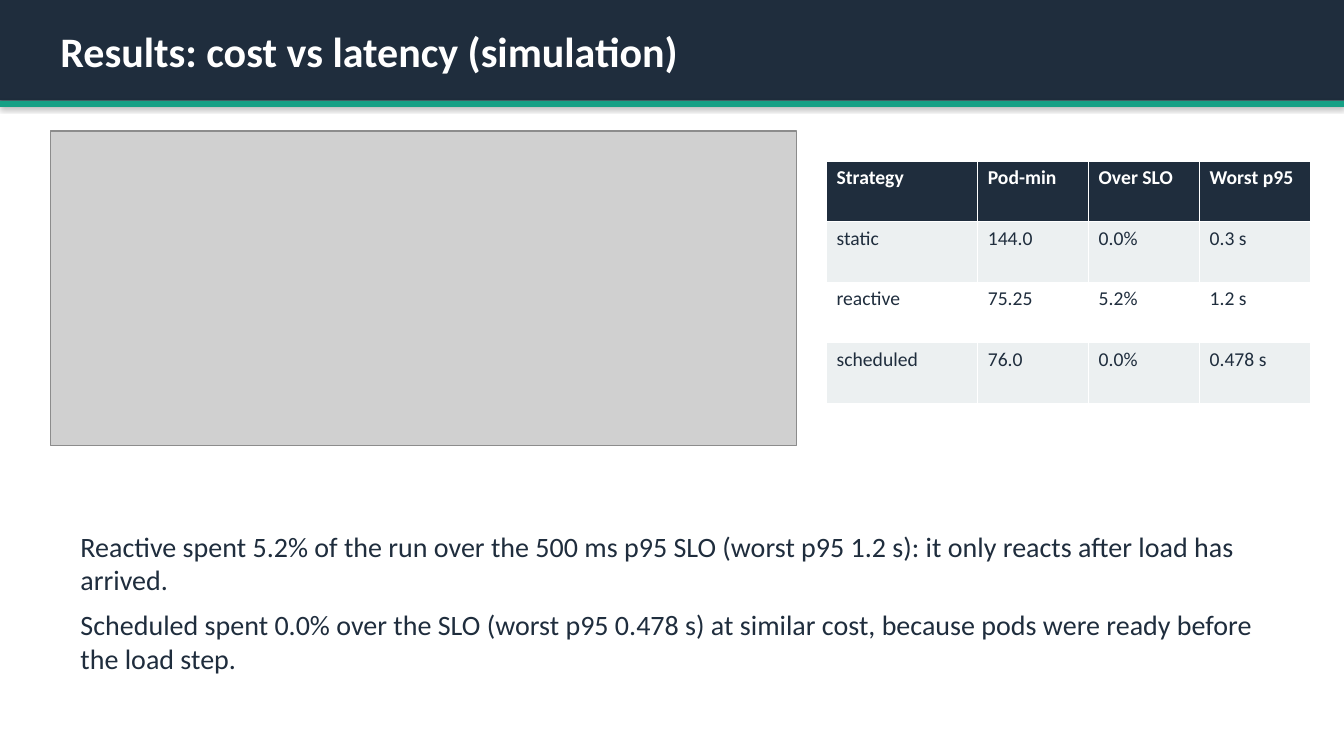
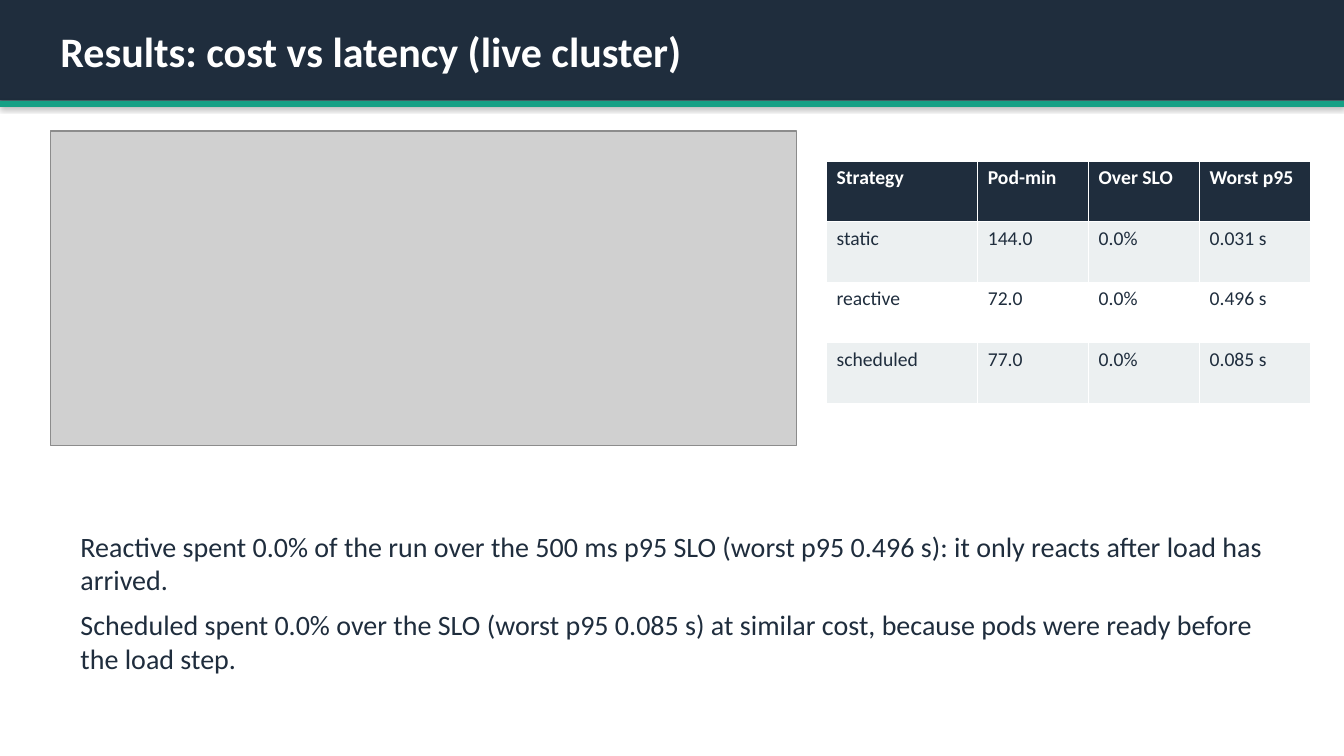
Before and after one commit to RishabhRaushan/predictive-autoscaling, a slide deck: slide 10 of docs/predictive-autoscaling.pptx. Drawn at 1344x756 pixels with LibreOffice and Linux fonts; fonts in the diff are those of the drawing; grey boxes stand for pictures. Boxes give left, top, right and bottom in pixels: in the first picture for what was removed or moved away, otherwise in the second. Text is boxed around its words. In the diff, an @@ line names an element or a change of style, - is before the commit and + after.

Commit message:
Predictive autoscaling lab with cluster results

```diff
--- a/docs/predictive-autoscaling.pptx
+++ b/docs/predictive-autoscaling.pptx
@@ text in rectangle at <box>60,36,681,74</box>: text changed @@
-Results: cost vs latency (simulation)
+Results: cost vs latency (live cluster)
@@ table at <box>827,161,1311,403</box> @@
-row 2, column 4: 0.3 s
+row 2, column 4: 0.031 s
-row 3: reactive | 75.25 | 5.2% | 1.2 s
+row 3: reactive | 72.0 | 0.0% | 0.496 s
-row 4, column 2: 76.0
+row 4, column 2: 77.0
-row 4, column 4: 0.478 s
+row 4, column 4: 0.085 s
@@ text at <box>80,536,1261,674</box>: text changed @@
-Reactive spent 5.2% of the run over the 500 ms p95 SLO (worst p95 1.2 s): it only reacts after load has arrived.
-Scheduled spent 0.0% over the SLO (worst p95 0.478 s) at similar cost, because pods were ready before the load step.
+Reactive spent 0.0% of the run over the 500 ms p95 SLO (worst p95 0.496 s): it only reacts after load has arrived.
+Scheduled spent 0.0% over the SLO (worst p95 0.085 s) at similar cost, because pods were ready before the load step.
```
Also in this commit, not shown: 2 other slides changed, 21 other files.
